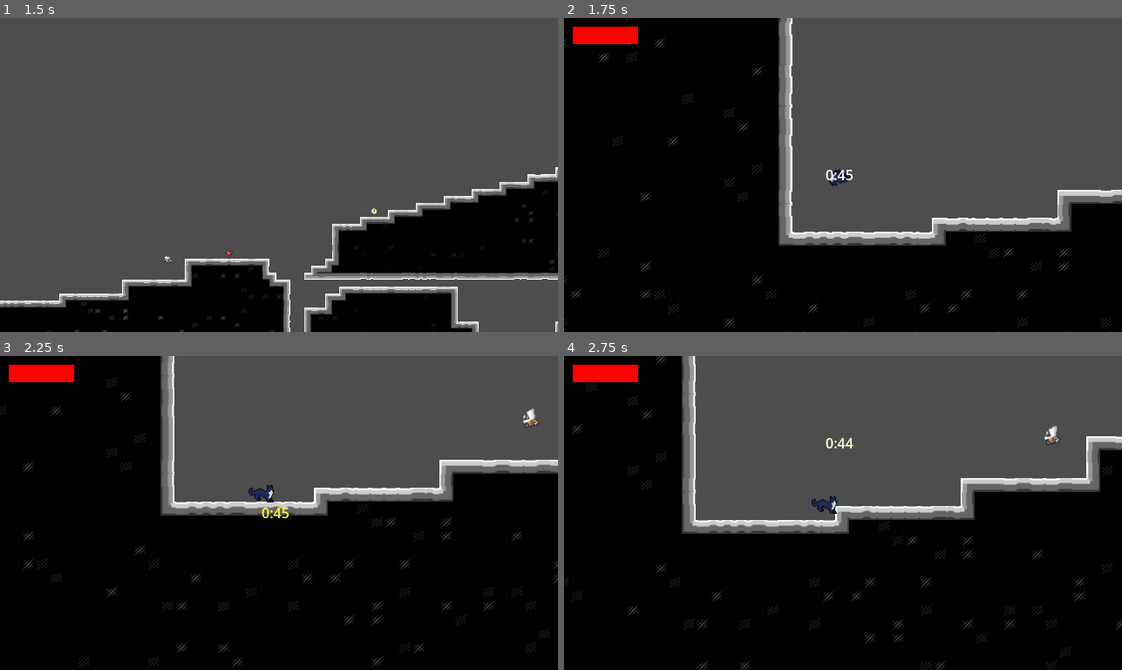
Above: before the commit, frames 1-4 (two rows, left to right).
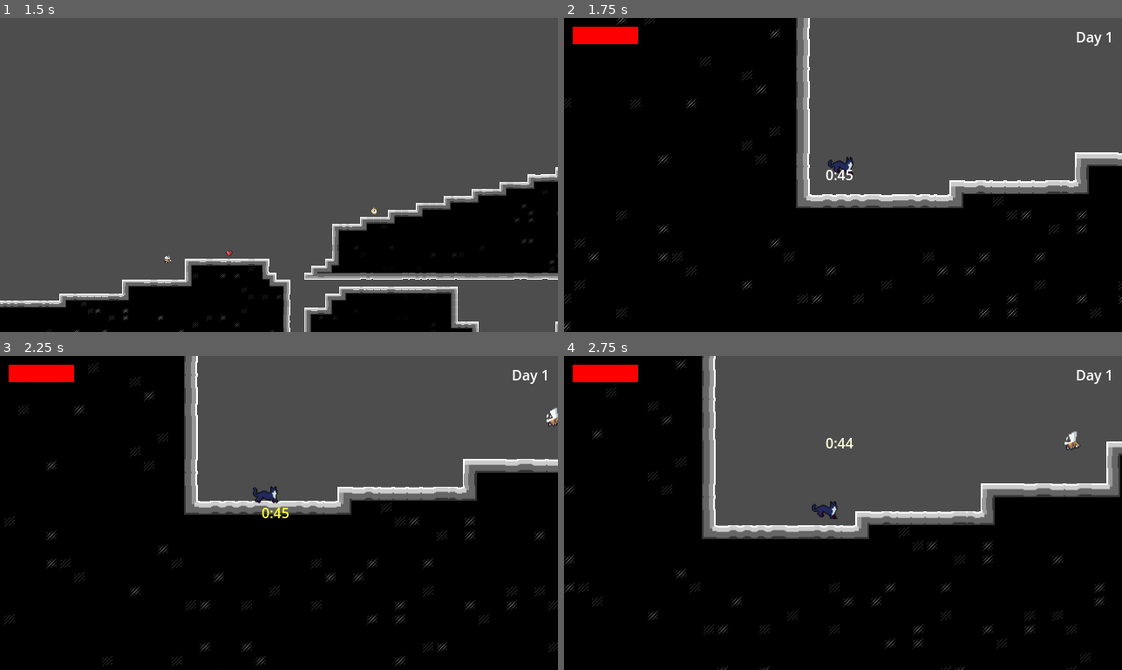
Above: after the commit, the same moments.

Repository: EmperorCookie/groundhogvania
Game: Godot game, scene res://menu/main_menu.tscn
Same seed, same stepped clock (60 frames per second), same inputs: the game is played once before the commit and once after it. Sound files missing from this copy of the repository are replaced by a short silence.
Inputs:
- Up to frame 1 (1.5 s): click "Start" at 0.5 s; hold Right (player_right) from 1.28 s (still down); tap Shift (player_dash) at 1.35 s
- Up to frame 2 (1.75 s): keep holding Right (player_right); tap Space (player_jump) at 1.52 s
- Up to frame 3 (2.25 s): keep holding Right (player_right); tap Shift (player_dash) at 2.1 s
- Up to frame 4 (2.75 s): keep holding Right (player_right); tap Space (player_jump) at 2.27 s

Frame 1 is identical in both runs. In frame 2, 14% of the frame differs, in the area x 0-100%, y 0-100%; in frame 3, 7.6%; in frame 4, 11%.

Commit message:
Add day counter to player HUD and sync with player
Introduces a day counter label to the player HUD and synchronizes it with the player's day count. Updates HUD initialization and player reset logic to reflect the current day, and adjusts fallback values and display updates accordingly. Also sets initial jump count and max HP in the prototype level.

Diff:
--- a/levels/prototype/prototype_level.tscn
+++ b/levels/prototype/prototype_level.tscn
@@ -34,7 +34,7 @@
 [node name="Player" parent="." node_paths=PackedStringArray("camera") instance=ExtResource("3_yc6rk")]
 position = Vector2(-468, 395)
 camera = NodePath("../PlayerCamera")
-jump_count = 5
+jump_count = 1
 can_dash = false
 max_hp = 1
 
--- a/menu/player_hud.gd
+++ b/menu/player_hud.gd
@@ -7,6 +7,10 @@
 var pause_time_remaining: float = 0.0
 @onready var restart_timer_label: Label = $Control/BoxContainer/restart_timer
 
+# Day counter variables
+var current_day: int = 1
+@onready var day_counter_label: Label = $Control/DayCounter
+
 # HP system variables
 @onready var hp_container: HBoxContainer = $Control/HPContainer
 @onready var hp_segment_1: ColorRect = $Control/HPContainer/HP1
@@ -32,6 +36,9 @@
 	# Display initial time on label
 	update_timer_display()
 
+	# Initialize day counter display
+	update_day_display()
+
 	# Initialize HP display from player
 	call_deferred("initialize_hp_from_player")
 
@@ -44,14 +51,16 @@
 	if player:
 		# Pull values from player
 		seconds = player.starting_time
-		print("Initialized HUD from player - Time: ", seconds, "s")
+		current_day = player.days  # Sync day counter with player
+		print("Initialized HUD from player - Time: ", seconds, "s, Day: ", current_day)
 		var current_hp = player.current_hp
 		print("Getting HP from player: ", current_hp)
 		update_segments(current_hp)
 	else:
 		# Fallback values if player not found
 		seconds = 45
-		print("Player not found, using fallback time: ", seconds, "s")
+		current_day = 1  # Fallback day value
+		print("Player not found, using fallback time: ", seconds, "s, Day: ", current_day)
 		update_segments(1)
 		print("Player not found, using fallback of 1 hp")
 
@@ -145,6 +154,8 @@
 	if seconds > 1:
 		seconds -= 1
 	else:
+		# Timer hit 0:01 or below, reset the player immediately
+		_stop_music()  # Stop music immediately
 		print("Timer hit 0:01, resetting player...")
 		# Get the player node and call reset method
 		var player = get_node("../Player")
@@ -152,6 +163,8 @@
 			player.player_reset()
 			print("Timer hit 0:01 - Player reset!")
 
+		# Note: Day counter will be updated by player_reset() function
+
 	update_timer_display()
 
 func pause_timer(pause_duration: float):
@@ -182,6 +195,15 @@
 
 	print("Current time: " + time_string)  # Keep debug print for now
 
+
+func update_day_display():
+	# Update the day counter label
+	if day_counter_label:
+		day_counter_label.text = "Day " + str(current_day)
+	else:
+		print("Warning: day_counter label not found!")
+
+	print("Current day: " + str(current_day))
 
 
 func _on_take_damage_btn_pressed() -> void:
--- a/menu/player_hud.tscn
+++ b/menu/player_hud.tscn
@@ -44,6 +44,19 @@
 layout_mode = 2
 text = "1:00"
 
+[node name="DayCounter" type="Label" parent="Control"]
+layout_mode = 1
+anchors_preset = 1
+anchor_left = 1.0
+anchor_right = 1.0
+offset_left = -120.0
+offset_top = 10.0
+offset_right = -10.0
+offset_bottom = 30.0
+grow_horizontal = 0
+text = "Day 1"
+horizontal_alignment = 2
+
 [node name="DevButtons" type="VBoxContainer" parent="Control"]
 visible = false
 layout_mode = 1
--- a/player/player.gd
+++ b/player/player.gd
@@ -323,6 +323,10 @@
 	days += 1
 	player_hud._stop_music()
 
+	# Update HUD day counter to match player's day count
+	player_hud.current_day = days
+	player_hud.update_day_display()
+
 	# Reset death fade effect
 	if color_rect:
 		color_rect.color.a = 0.0  # Make it fully transparent
